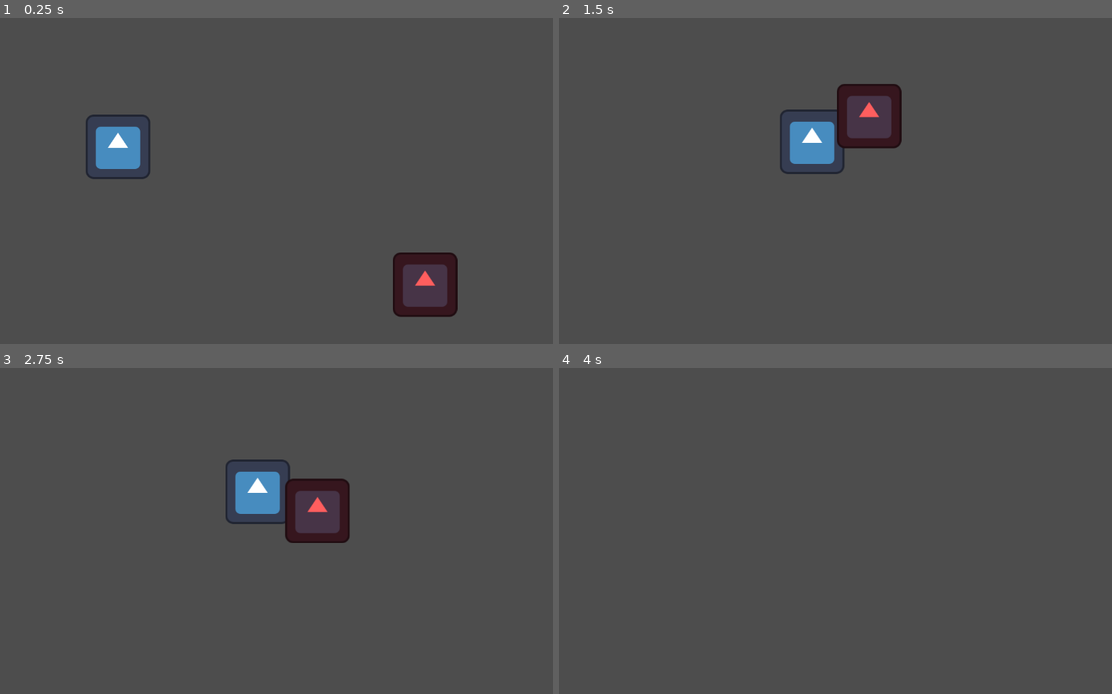
Above: before the commit, frames 1-4 (two rows, left to right).
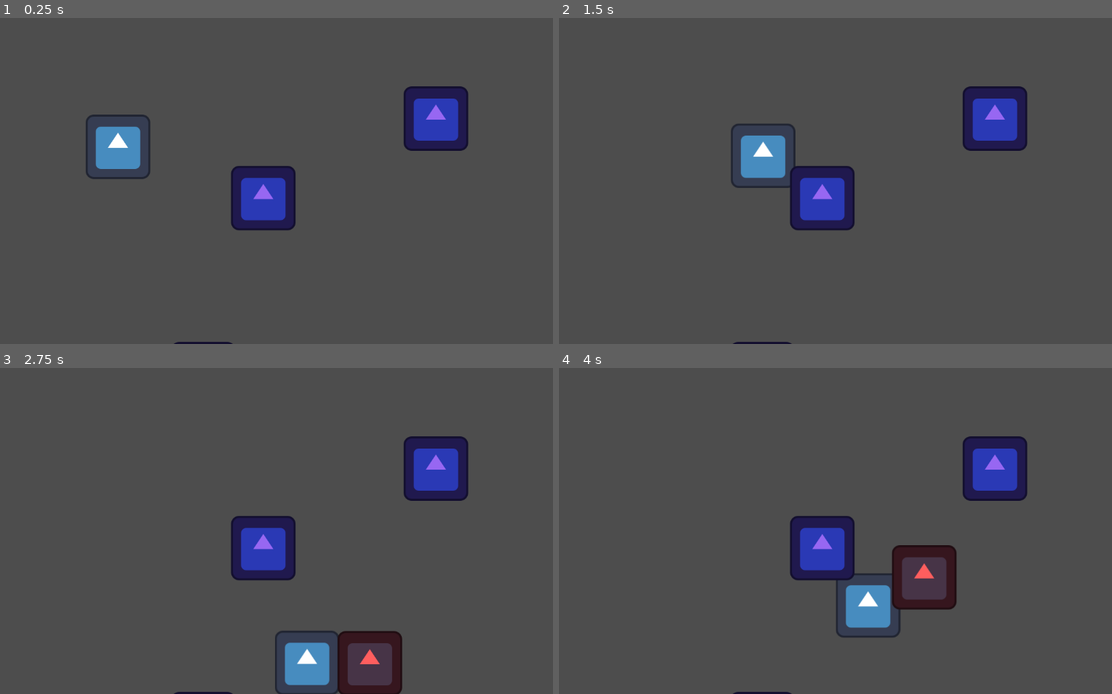
Above: after the commit, the same moments.

Repository: vilu350/Flying-Cats-Studio
Game: Godot game, scene res://test_map.tscn
Same seed, same stepped clock (60 frames per second), same inputs: the game is played once before the commit and once after it. The project has no main scene, so this scene is started directly. The engine's default icon, where the game draws it, is replaced by a stand-in: a white triangle on a blue panel in a dark square.
Inputs:
- Up to frame 1 (0.25 s): no input
- Up to frame 2 (1.5 s): hold D (move_right) 0.53-1.28 s; hold Down (move_down) from 1.28 s (still down)
- Up to frame 3 (2.75 s): release Down (move_down) at 2.03 s; hold D (move_right) from 2.03 s (still down)
- Up to frame 4 (4 s): release D (move_right) at 2.78 s; hold Up (move_up) 2.78-3.53 s; hold A (move_left) from 3.53 s (still down)

The runs differ from the first frame. In frame 1, 6.9% of the frame differs, in the area x 31-85%, y 20-100%; in frame 2, 9.3%; in frame 3, 12%; in frame 4, 8.2%.

Commit message:
Coded Enemy that Follows Player

Diff:
--- a/flying-cats-studio/obstacle.tscn
+++ b/flying-cats-studio/obstacle.tscn
@@ -1,9 +1,15 @@
-[gd_scene load_steps=2 format=3 uid="uid://ulvpmos54la4"]
+[gd_scene load_steps=3 format=3 uid="uid://ulvpmos54la4"]
+
+[ext_resource type="Texture2D" uid="uid://li4bh4x6nks5" path="res://icon.svg" id="1_sl1jc"]
 
 [sub_resource type="RectangleShape2D" id="RectangleShape2D_qcbvg"]
-size = Vector2(100, 100)
+size = Vector2(120, 120)
 
 [node name="Obstacle" type="StaticBody2D"]
 
+[node name="Sprite2D" type="Sprite2D" parent="."]
+self_modulate = Color(0.5917481, 0.40584272, 0.94669634, 1)
+texture = ExtResource("1_sl1jc")
+
 [node name="CollisionShape2D" type="CollisionShape2D" parent="."]
 shape = SubResource("RectangleShape2D_qcbvg")
--- a/flying-cats-studio/player.gd
+++ b/flying-cats-studio/player.gd
@@ -2,7 +2,7 @@
 
 @export var max_speed := 800.0
 @export var acceleration := 1200.0
-@export var deceleration := 1080.0
+@export var deceleration := 1100.0
 
 func _physics_process(delta: float) -> void:
 	var direction := Input.get_vector("move_left", "move_right", "move_up", "move_down")
--- /dev/null
+++ b/flying-cats-studio/test_map.gd
@@ -0,0 +1,5 @@
+extends Node2D
+
+@onready var player: CharacterBody2D = %Player
+@onready var enemy: CharacterBody2D = %Enemy
+@onready var _hit_box: Area2D = %HitBox
--- a/flying-cats-studio/test_map.tscn
+++ b/flying-cats-studio/test_map.tscn
@@ -1,16 +1,43 @@
-[gd_scene load_steps=4 format=3 uid="uid://3mubng0v8qua"]
+[gd_scene load_steps=5 format=3 uid="uid://3mubng0v8qua"]
 
 [ext_resource type="PackedScene" uid="uid://c3t26ejgfvyr1" path="res://player.tscn" id="1_4wuf8"]
+[ext_resource type="Script" uid="uid://blri83oejwai4" path="res://test_map.gd" id="1_t8dge"]
 [ext_resource type="PackedScene" uid="uid://ulvpmos54la4" path="res://obstacle.tscn" id="2_s02eq"]
 [ext_resource type="PackedScene" uid="uid://bfh2r6snhtqj8" path="res://enemy.tscn" id="3_s02eq"]
 
 [node name="TestMap" type="Node2D"]
+script = ExtResource("1_t8dge")
 
 [node name="Player" parent="." instance=ExtResource("1_4wuf8")]
+unique_name_in_owner = true
 position = Vector2(290, 256)
 
-[node name="Obstacle" parent="." instance=ExtResource("2_s02eq")]
+[node name="Enemy" parent="." instance=ExtResource("3_s02eq")]
+unique_name_in_owner = true
+position = Vector2(1983, 1137)
+
+[node name="Obstacles" type="Node" parent="."]
+
+[node name="Obstacle" parent="Obstacles" instance=ExtResource("2_s02eq")]
 position = Vector2(578, 358)
 
-[node name="Enemy" parent="." instance=ExtResource("3_s02eq")]
-position = Vector2(932, 545)
+[node name="Obstacle2" parent="Obstacles" instance=ExtResource("2_s02eq")]
+position = Vector2(920, 200)
+
+[node name="Obstacle3" parent="Obstacles" instance=ExtResource("2_s02eq")]
+position = Vector2(459, 708)
+
+[node name="Obstacle4" parent="Obstacles" instance=ExtResource("2_s02eq")]
+position = Vector2(1223, 486)
+
+[node name="Obstacle5" parent="Obstacles" instance=ExtResource("2_s02eq")]
+position = Vector2(1706, 408)
+
+[node name="Obstacle6" parent="Obstacles" instance=ExtResource("2_s02eq")]
+position = Vector2(1418, 941)
+
+[node name="Obstacle7" parent="Obstacles" instance=ExtResource("2_s02eq")]
+position = Vector2(910, 1076)
+
+[node name="Obstacle8" parent="Obstacles" instance=ExtResource("2_s02eq")]
+position = Vector2(2163, 710)
Not shown, added: flying-cats-studio/test_map.gd.uid
